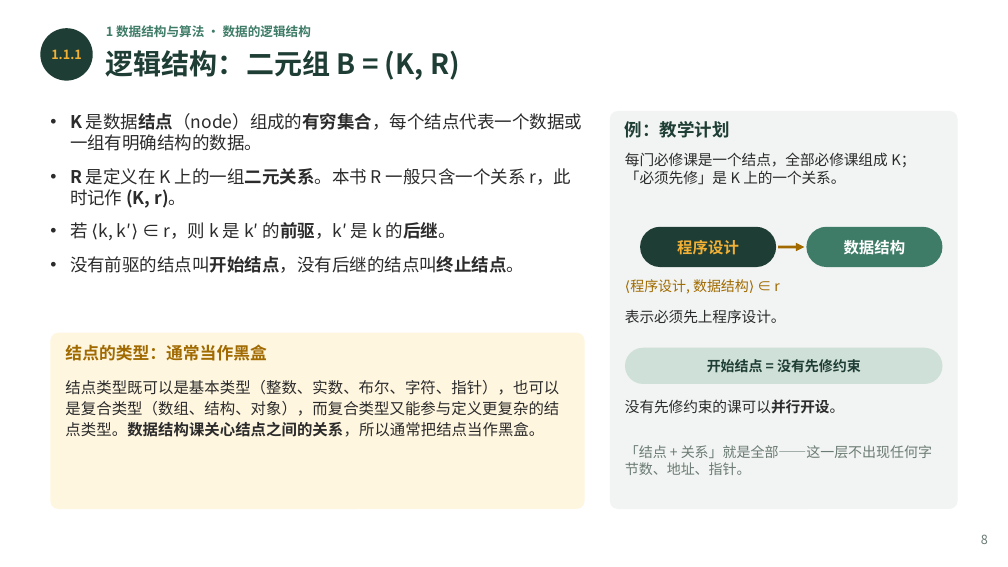
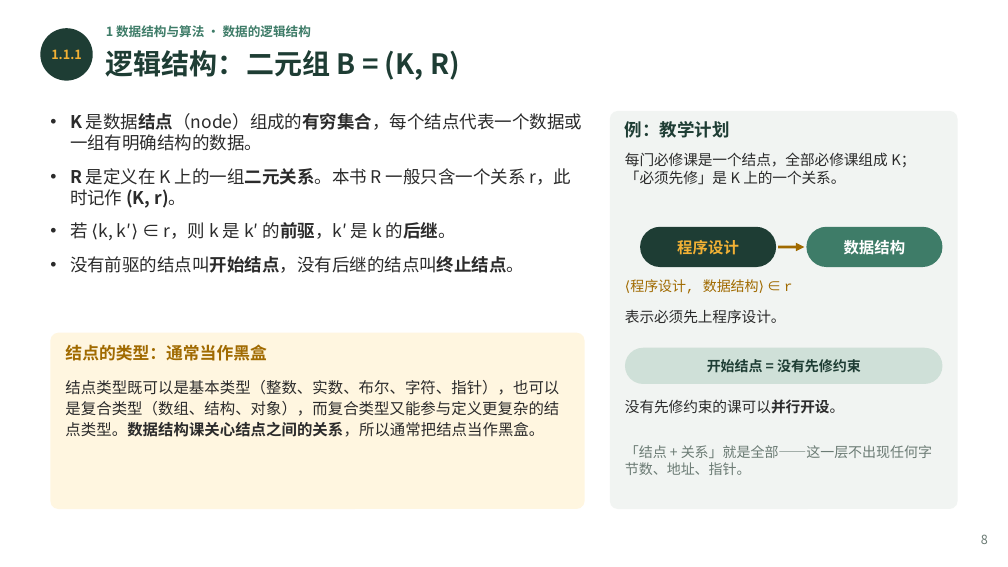
Before and after one commit to GMyhf/2026fall-cs201cq, a slide deck: slide 8 of courseware/202609_DSA_01_ADT_Floyd_Complexity.pptx. Drawn at 1008x567 pixels with LibreOffice and Linux fonts; fonts in the diff are those of the drawing. Boxes give left, top, right and bottom in pixels: in the first picture for what was removed or moved away, otherwise in the second. Text is boxed around its words. In the diff, an @@ line names an element or a change of style, - is before the commit and + after.

```diff
--- a/courseware/202609_DSA_01_ADT_Floyd_Complexity.pptx
+++ b/courseware/202609_DSA_01_ADT_Floyd_Complexity.pptx
@@ text "⟨程序设计, 数据结构⟩ ∈ r" at <box>630,279,792,292</box>: font Noto Sans CJK SC to Courier New @@
```
Also in this commit, not shown: 15 other slides changed.
